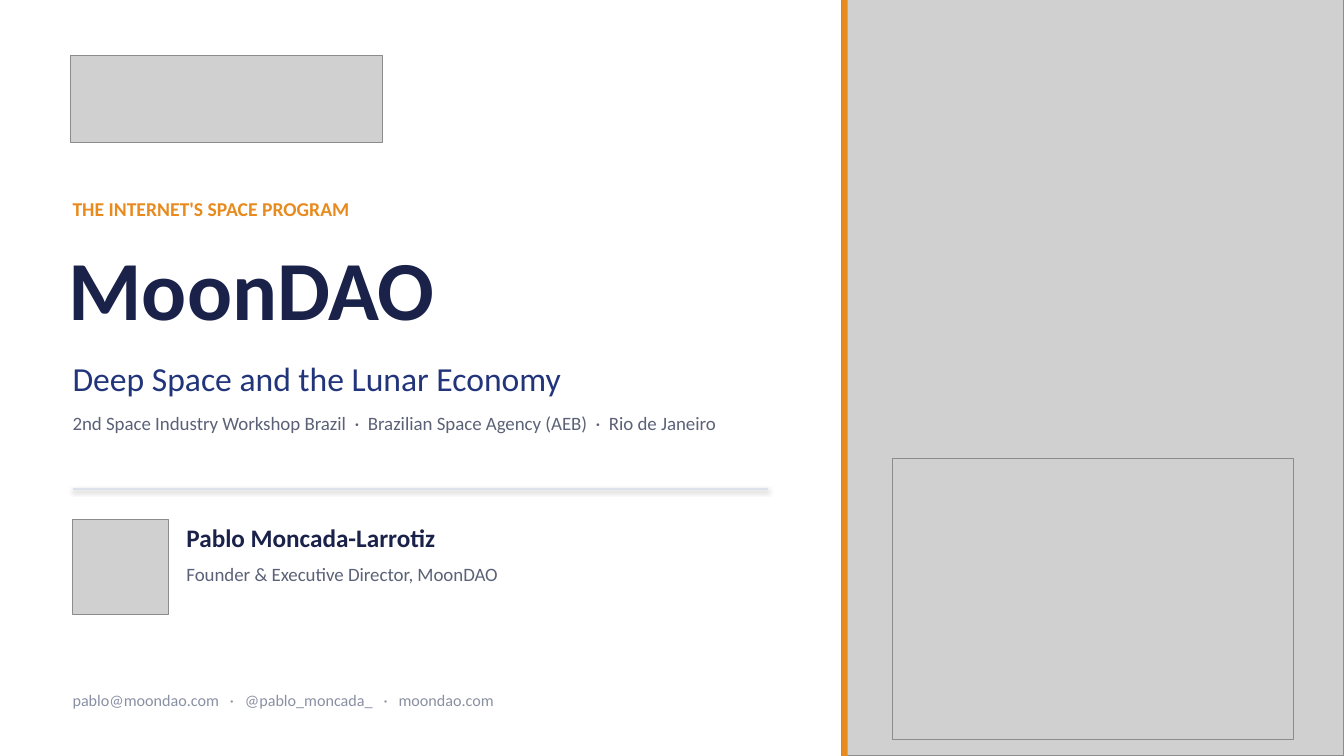
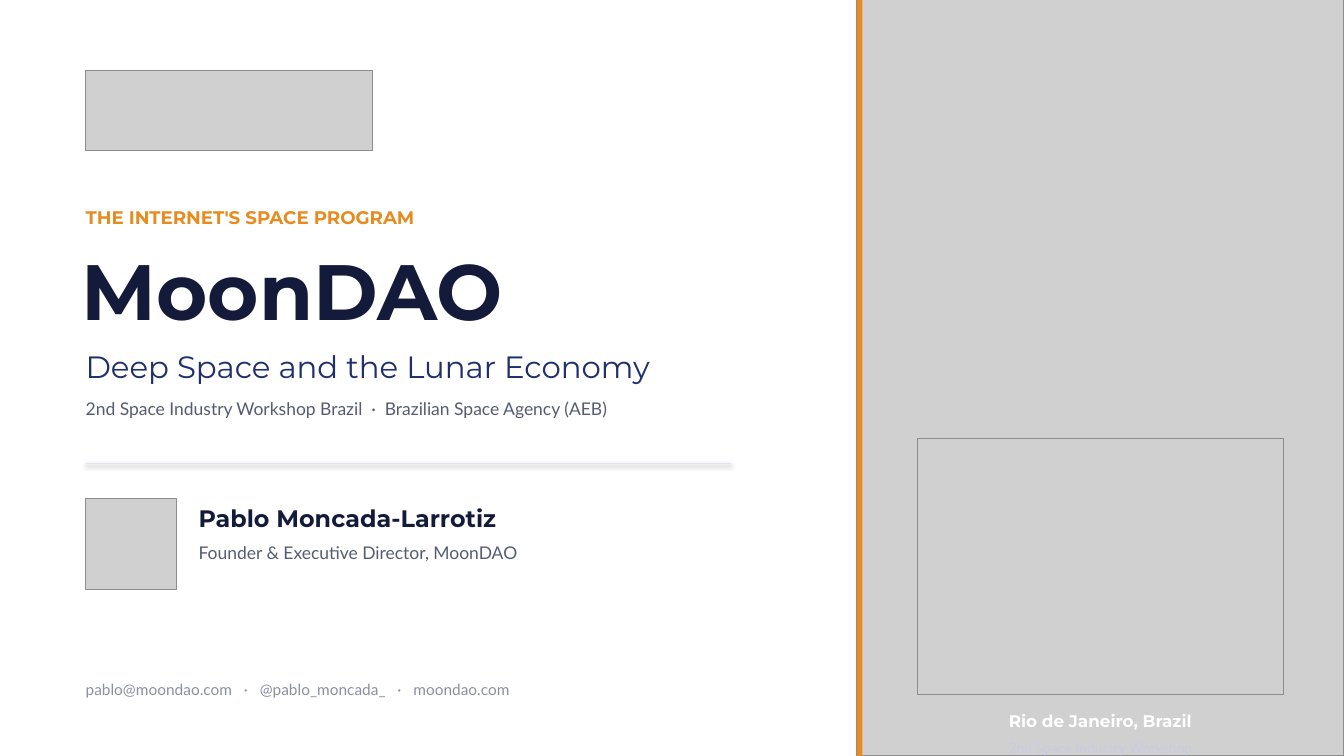
Before and after one commit to Official-MoonDao/MoonDAO, a slide deck: slide 1 of presentations/rio-innovation-week-2026/dist/MoonDAO_Rio_Innovation_Week.pptx. Drawn at 1344x756 pixels with LibreOffice and Linux fonts; fonts in the diff are those of the drawing; grey boxes stand for pictures. Boxes give left, top, right and bottom in pixels: in the first picture for what was removed or moved away, otherwise in the second. Text is boxed around its words. In the diff, an @@ line names an element or a change of style, - is before the commit and + after.

```diff
--- a/presentations/rio-innovation-week-2026/dist/MoonDAO_Rio_Innovation_Week.pptx
+++ b/presentations/rio-innovation-week-2026/dist/MoonDAO_Rio_Innovation_Week.pptx
@@ picture: place and size @@
-picture at (842, 0, 1344, 756)
+picture at (857, 0, 1344, 756)
@@ rectangle: place and size @@
-rectangle at (842, 0, 848, 756)
+rectangle at (857, 0, 863, 756)
@@ picture: place and size @@
-picture at (71, 55, 383, 143)
+picture at (86, 71, 373, 151)
@@ text "THE INTERNET'S SPACE PROGRAM": place and size @@
-text "THE INTERNET'S SPACE PROGRAM" at (73, 202, 349, 216)
+text "THE INTERNET'S SPACE PROGRAM" at (86, 211, 414, 225)
@@ text "THE INTERNET'S SPACE PROGRAM" at (86, 211, 414, 225): size 14 to 13 pt, font Calibri to Montserrat @@
@@ text "MoonDAO": place and size @@
-text "MoonDAO" at (68, 265, 434, 321)
+text "MoonDAO" at (82, 264, 503, 321)
@@ text "MoonDAO" at (82, 264, 503, 321): size 60 to 56 pt, font Calibri to Montserrat, text colour #1A224A to #141B3A @@
@@ text "Deep Space and the Lunar ...": place and size @@
-text "Deep Space and the Lunar ..." at (73, 367, 560, 397)
+text "Deep Space and the Lunar ..." at (86, 355, 650, 384)
@@ text "Deep Space and the Lunar ..." at (86, 355, 650, 384): size 24 to 22 pt, font Calibri to Montserrat, text colour #22357A to #1E2F6B @@
@@ text at (86, 401, 607, 418): text changed; size 13.5 to 12.5 pt; font Calibri to Lato; text colour #5B6278 to #555C72 @@
-2nd Space Industry Workshop Brazil · Brazilian Space Agency (AEB) · Rio de Janeiro
+2nd Space Industry Workshop Brazil · Brazilian Space Agency (AEB)
@@ picture: place and size @@
-picture at (892, 459, 1294, 740)
+picture at (918, 439, 1284, 695)
@@ line moved from (73, 489) - (768, 489) to (86, 464) - (731, 464) @@
@@ line (86, 464) - (731, 464): stroke #DDE1EC 1 pt to #E0E4EF 0.75 pt @@
@@ picture: place and size @@
-picture at (73, 519, 168, 615)
+picture at (86, 499, 176, 590)
@@ text "Pablo Moncada-Larrotiz": place and size @@
-text "Pablo Moncada-Larrotiz" at (186, 529, 435, 547)
+text "Pablo Moncada-Larrotiz" at (199, 508, 496, 527)
@@ text "Pablo Moncada-Larrotiz" at (199, 508, 496, 527): size 18 to 17 pt, font Calibri to Montserrat, text colour #1A224A to #141B3A @@
@@ text "Founder & Executive Director, MoonDAO": place and size @@
-text "Founder & Executive Director, MoonDAO" at (186, 568, 497, 583)
+text "Founder & Executive Director, MoonDAO" at (199, 546, 517, 561)
@@ text "Founder & Executive Director, MoonDAO" at (199, 546, 517, 561): size 13.5 to 12.5 pt, font Calibri to Lato, text colour #5B6278 to #555C72 @@
@@ text "pablo@moondao.com · @pablo_moncada_ · moondao.com": place and size @@
-text "pablo@moondao.com · @pablo_moncada_ · moondao.com" at (73, 695, 494, 709)
+text "pablo@moondao.com · @pablo_moncada_ · moondao.com" at (86, 683, 509, 698)
@@ text "pablo@moondao.com · @pablo_moncada_ · moondao.com" at (86, 683, 509, 698): size 11.5 to 11 pt, font Calibri to Lato @@
@@ text added at (1009, 714, 1192, 729), 12 pt, text #FFFFFF, bold @@
+Rio de Janeiro, Brazil
@@ text added at (1009, 755, 1192, 756), 10 pt, text #C7CCE4 @@
+2nd Space Industry Workshop
```
Also in this commit, not shown: 13 other slides changed, 6 other files.
